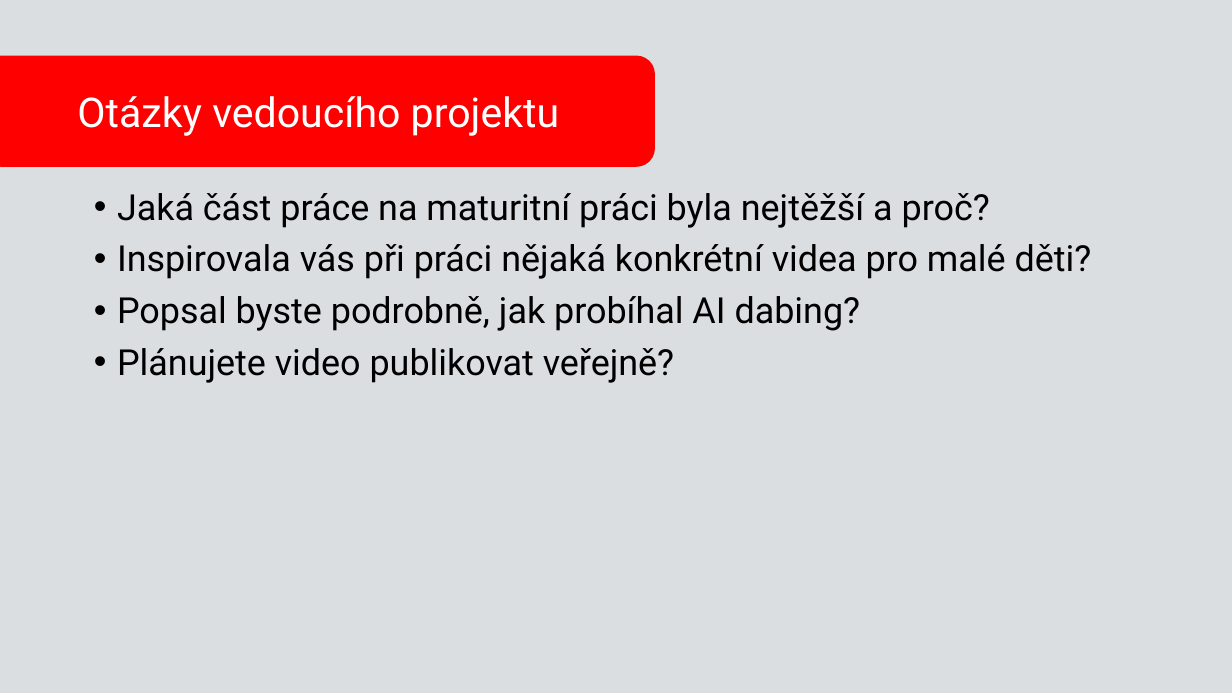
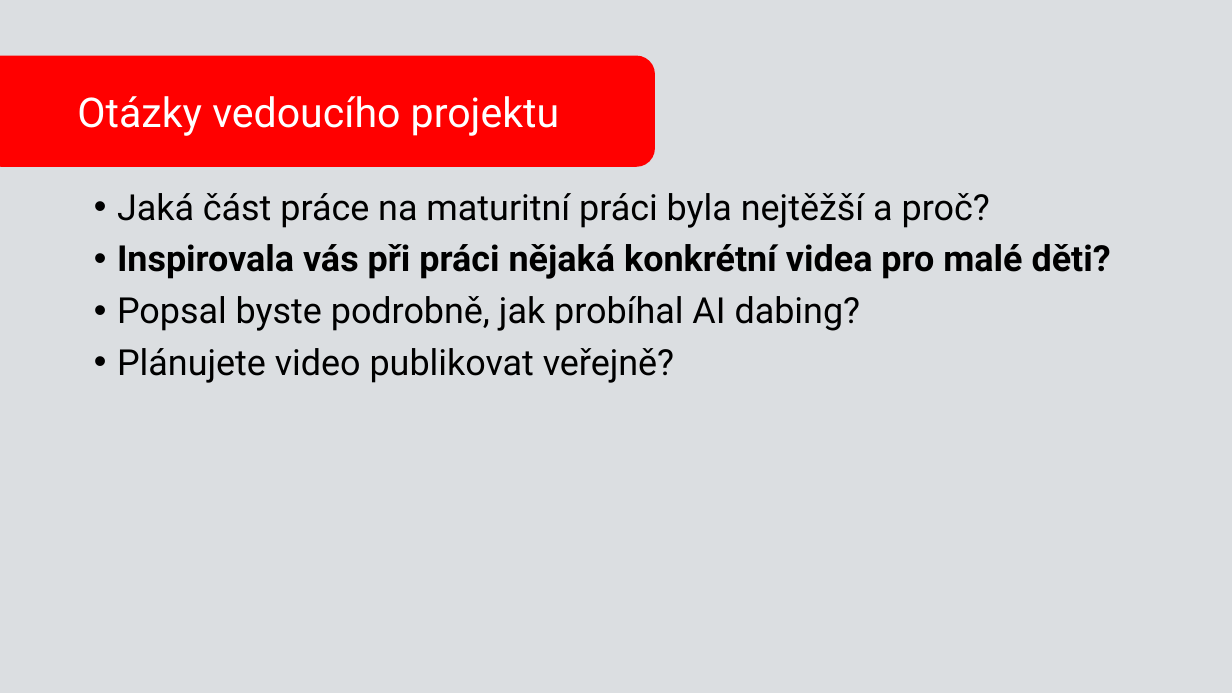
Before and after one commit to simonvystrcil/Maturitn--projekt, a slide deck: slide 6 of Prezentace_karkulka.odp. Drawn at 1232x693 pixels with LibreOffice and Linux fonts; fonts in the diff are those of the drawing. Boxes give left, top, right and bottom in pixels: in the first picture for what was removed or moved away, otherwise in the second. Text is boxed around its words. In the diff, an @@ line names an element or a change of style, - is before the commit and + after.

```diff
--- a/Prezentace_karkulka.odp
+++ b/Prezentace_karkulka.odp
@@ text at <box>117,244,1111,279</box>: bold on in "Inspirovala vás při práci nějaká konkrétní videa ..." @@
```
Also in this commit, not shown: 16 other slides changed, 1 slide added.
